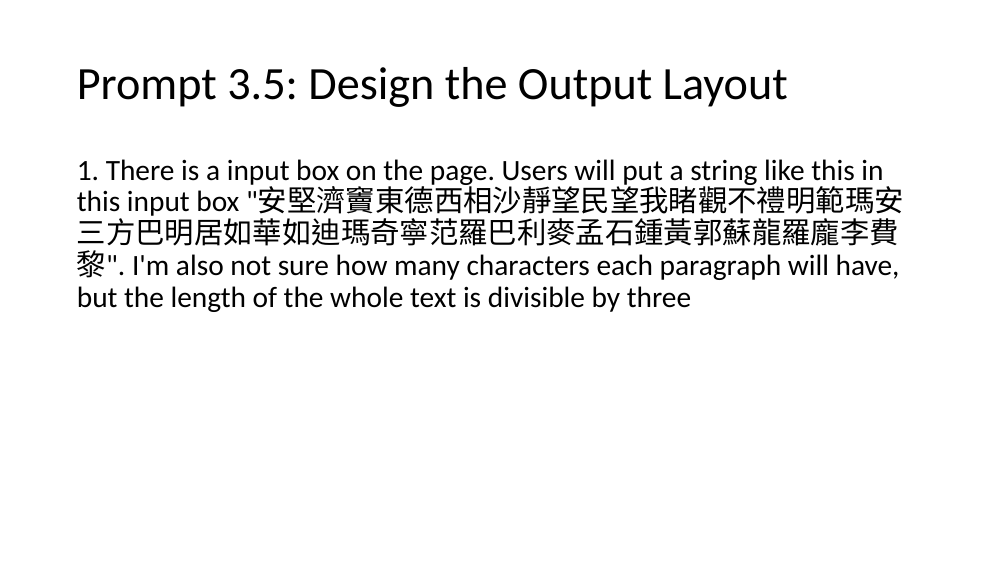
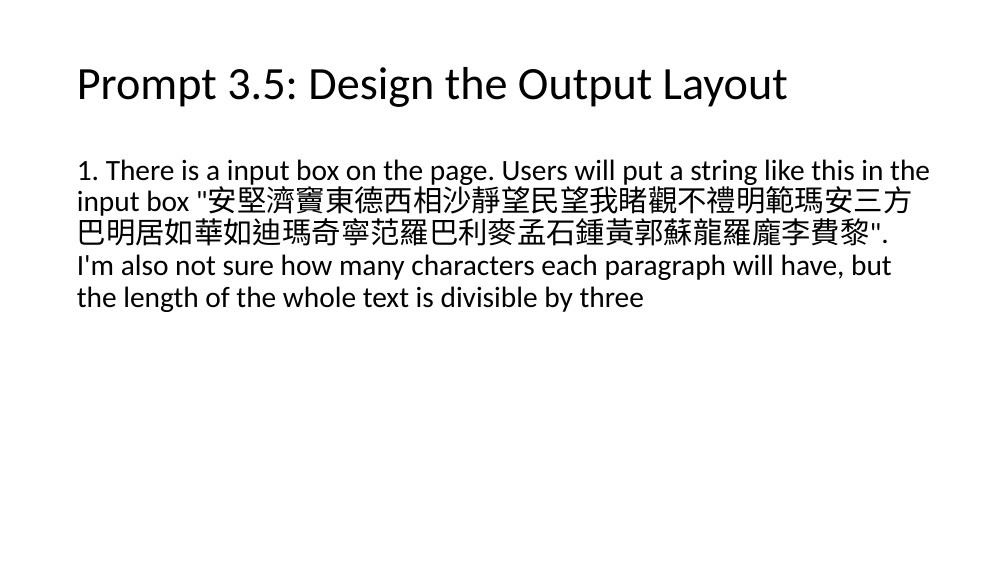
Before and after one commit to fccsdigitalchina/generative_ai_east_asian_studies, a slide deck: slide 22 of _slides/Generative AI for East Asian Studies_use cases.pptx. Drawn at 1008x567 pixels with LibreOffice and Linux fonts; fonts in the diff are those of the drawing. Boxes give left, top, right and bottom in pixels: in the first picture for what was removed or moved away, otherwise in the second. Text is boxed around its words. In the diff, an @@ line names an element or a change of style, - is before the commit and + after.

```diff
--- a/_slides/Generative AI for East Asian Studies_use cases.pptx
+++ b/_slides/Generative AI for East Asian Studies_use cases.pptx
@@ text at bbox=[77, 159, 930, 312]: text changed @@
-1. There is a input box on the page. Users will put a string like this in this input box "安堅濟竇東德西相沙靜望民望我睹觀不禮明範瑪安三方巴明居如華如迪瑪奇寧范羅巴利麥孟石鍾黃郭蘇龍羅龐李費黎". I'm also not sure how many characters each paragraph will have, but the length of the whole text is divisible by three
+1. There is a input box on the page. Users will put a string like this in the input box "安堅濟竇東德西相沙靜望民望我睹觀不禮明範瑪安三方巴明居如華如迪瑪奇寧范羅巴利麥孟石鍾黃郭蘇龍羅龐李費黎". I'm also not sure how many characters each paragraph will have, but the length of the whole text is divisible by three
```
Also in this commit, not shown: 14 other slides changed, 9 slides added.
